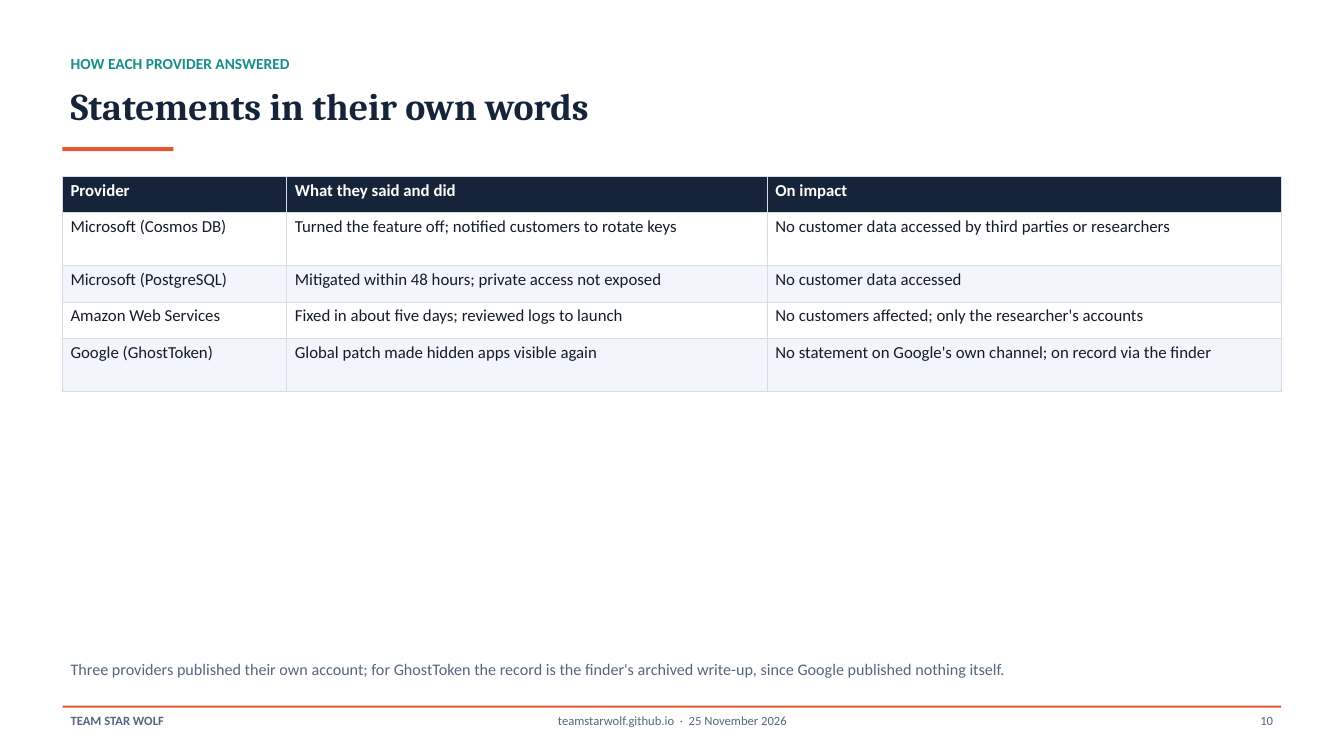
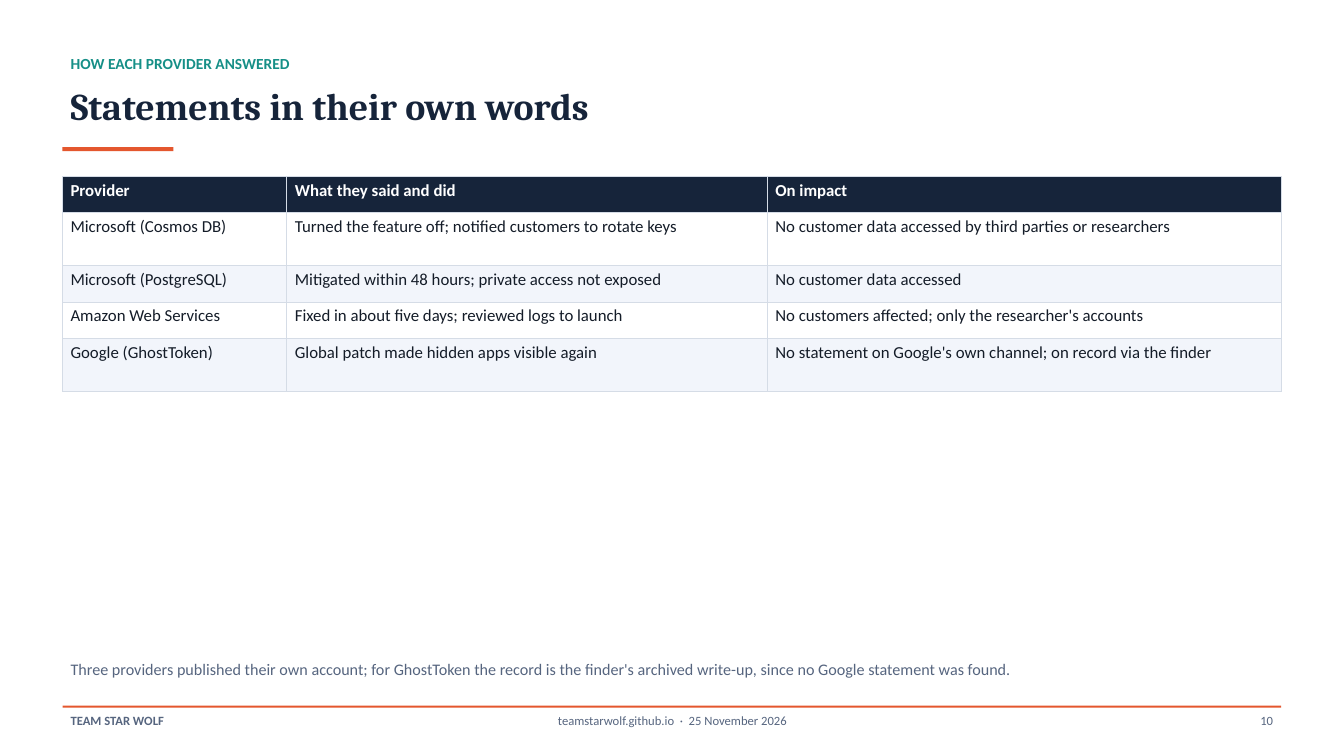
Before and after one commit to TeamStarWolf/TeamStarWolf, a slide deck: slide 10 of case-studies/slides/Cloud_Managed_Service_Flaws_Case_Study.pptx. Drawn at 1344x756 pixels with LibreOffice and Linux fonts; fonts in the diff are those of the drawing. Boxes give left, top, right and bottom in pixels: in the first picture for what was removed or moved away, otherwise in the second. Text is boxed around its words. In the diff, an @@ line names an element or a change of style, - is before the commit and + after.

```diff
--- a/case-studies/slides/Cloud_Managed_Service_Flaws_Case_Study.pptx
+++ b/case-studies/slides/Cloud_Managed_Service_Flaws_Case_Study.pptx
@@ text at (x1=71, y1=664, x2=1011, y2=678): text changed @@
-Three providers published their own account; for GhostToken the record is the finder's archived write-up, since Google published nothing itself.
+Three providers published their own account; for GhostToken the record is the finder's archived write-up, since no Google statement was found.
```
Also in this commit, not shown: 1 other slide changed, 3 other files.
